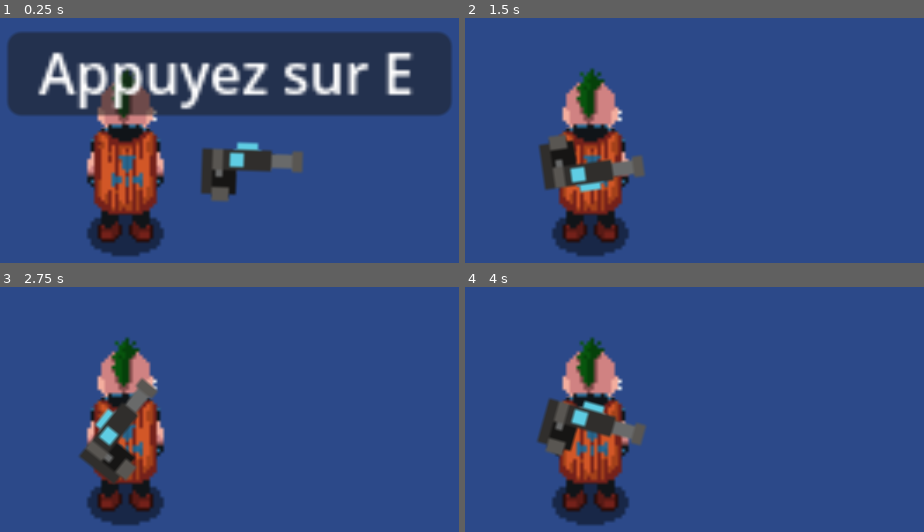
Above: before the commit, frames 1-4 (two rows, left to right).
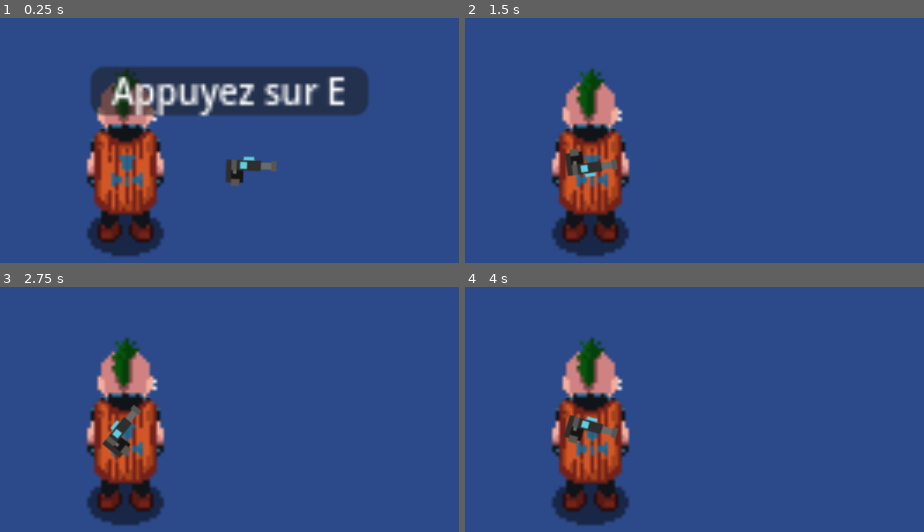
Above: after the commit, the same moments.

Repository: StayZe/necroknights
Game: Godot game, scene res://player.tscn
The game is run twice, just before and just after one commit, with the same random seed, the same clock (stepped at 60 frames per second) and the same inputs.
Inputs (mouse positions are in pixels of both pictures, inside the frame that each line leads up to):
- Up to frame 1 (0.25 s): no input
- Up to frame 2 (1.5 s): tap E (pickup) at 0.5, 0.6, 1.35 s; move the mouse to (767, 140) at 0.52 s; tap Space at 1.25 s; move the mouse to (outside the picture) at 1.27 s
- Up to frame 3 (2.75 s): tap Enter at 2 s; move the mouse to (206, 333) at 2.02 s; tap E (pickup) at 2.1 s
- Up to frame 4 (4 s): tap Space at 2.75 s; move the mouse to (552, 522) at 2.77 s; tap E (pickup) at 2.85, 3.6 s; tap Enter at 3.5 s; move the mouse to (832, 497) at 3.52 s

The runs differ from the first frame. In frame 1, 31% of the frame differs, in the area x 1-99%, y 5-75%; in frame 2, 2.8%; in frame 3, 2.7%; in frame 4, 2.8%.

Commit message:
reduce size of weapon and add pickup prompt

Diff:
--- a/player.tscn
+++ b/player.tscn
@@ -18,6 +18,9 @@
 @export var weapon: NodePath  # L'arme actuelle du joueur (assignable dans l'inspecteur)
 var current_weapon: Weapon = null  # Référence à l'arme actuelle
 @export var weapon_pickup_scene: PackedScene  # La scène de pickup d'arme à utiliser
+
+# Pour stocker le chemin de la scène de l'arme originale
+var current_weapon_scene_path: String = \"\"
 
 func _ready():
 	# Ajouter le joueur au groupe pour la détection
@@ -74,6 +77,10 @@
 	if current_weapon:
 		current_weapon.queue_free()  # Supprime l'ancienne arme
 
+	# Sauvegarder le chemin de la scène de l'arme
+	current_weapon_scene_path = new_weapon_scene.resource_path
+
+	# Instancier la nouvelle arme
 	current_weapon = new_weapon_scene.instantiate()
 	add_child(current_weapon)  # Ajoute l'arme au joueur
 
@@ -82,7 +89,13 @@
 	if current_weapon and weapon_pickup_scene:
 		# Créer un pickup d'arme
 		var pickup = weapon_pickup_scene.instantiate()
-		pickup.weapon_scene = load(current_weapon.get_path())
+
+		# Utiliser le chemin de scène sauvegardé lors de l'équipement
+		if current_weapon_scene_path != \"\":
+			pickup.weapon_scene = load(current_weapon_scene_path)
+		else:
+			# Fallback sur le pistolet par défaut en cas d'erreur
+			pickup.weapon_scene = preload(\"res://weapons/Pistol.tscn\")
 
 		# Positionner le pickup à côté du joueur (décalage léger pour éviter collision)
 		var offset = Vector2(20, 0)
@@ -101,6 +114,7 @@
 		# Supprimer l'arme actuelle
 		current_weapon.queue_free()
 		current_weapon = null
+		current_weapon_scene_path = \"\"
 "
 
 [sub_resource type="RectangleShape2D" id="RectangleShape2D_i3pqv"]
--- a/weapons/Pistol.tscn
+++ b/weapons/Pistol.tscn
@@ -10,6 +10,7 @@
 shoot_offset = Vector2(15, 0)
 
 [node name="Sprite2D" type="Sprite2D" parent="."]
+scale = Vector2(0.5, 0.5)
 texture = ExtResource("2_dxc1y")
 
 [node name="ShootDelay" type="Timer" parent="."]
--- a/weapons/WeaponPickup.gd
+++ b/weapons/WeaponPickup.gd
@@ -26,6 +26,9 @@
 
 			# Pistol1 n'a pas de hframes, c'est une image unique
 			$Sprite2D.hframes = 1
+
+			# Réduire la taille de l'arme
+			$Sprite2D.scale = Vector2(0.5, 0.5)
 
 var player_in_range = false
 var current_player = null
--- a/weapons/WeaponPickup.tscn
+++ b/weapons/WeaponPickup.tscn
@@ -24,10 +24,11 @@
 
 [node name="PickupPrompt" type="Label" parent="."]
 visible = false
-offset_left = -64.0
-offset_top = -40.0
-offset_right = 64.0
+offset_left = -40.0
+offset_top = -30.0
+offset_right = 40.0
 offset_bottom = -16.0
+theme_override_font_sizes/font_size = 10
 theme_override_styles/normal = SubResource("StyleBoxFlat_qmcp7")
 text = "Appuyez sur E"
 horizontal_alignment = 1
--- a/weapons/WeaponPickupExample.tscn
+++ b/weapons/WeaponPickupExample.tscn
@@ -17,6 +17,7 @@
 		$Sprite2D.texture = preload(\"res://sprites/pistol1.png\")
 		$Sprite2D.position = Vector2(6, 0)
 		$Sprite2D.rotation = -0.0165482
+		$Sprite2D.scale = Vector2(0.5, 0.5)
 
 	# Appel du _ready() parent
 	super._ready()
@@ -29,4 +30,5 @@
 [node name="Sprite2D" parent="." index="0"]
 position = Vector2(6, 0)
 rotation = -0.0165482
+scale = Vector2(0.5, 0.5)
 texture = ExtResource("3_xvd8q")
